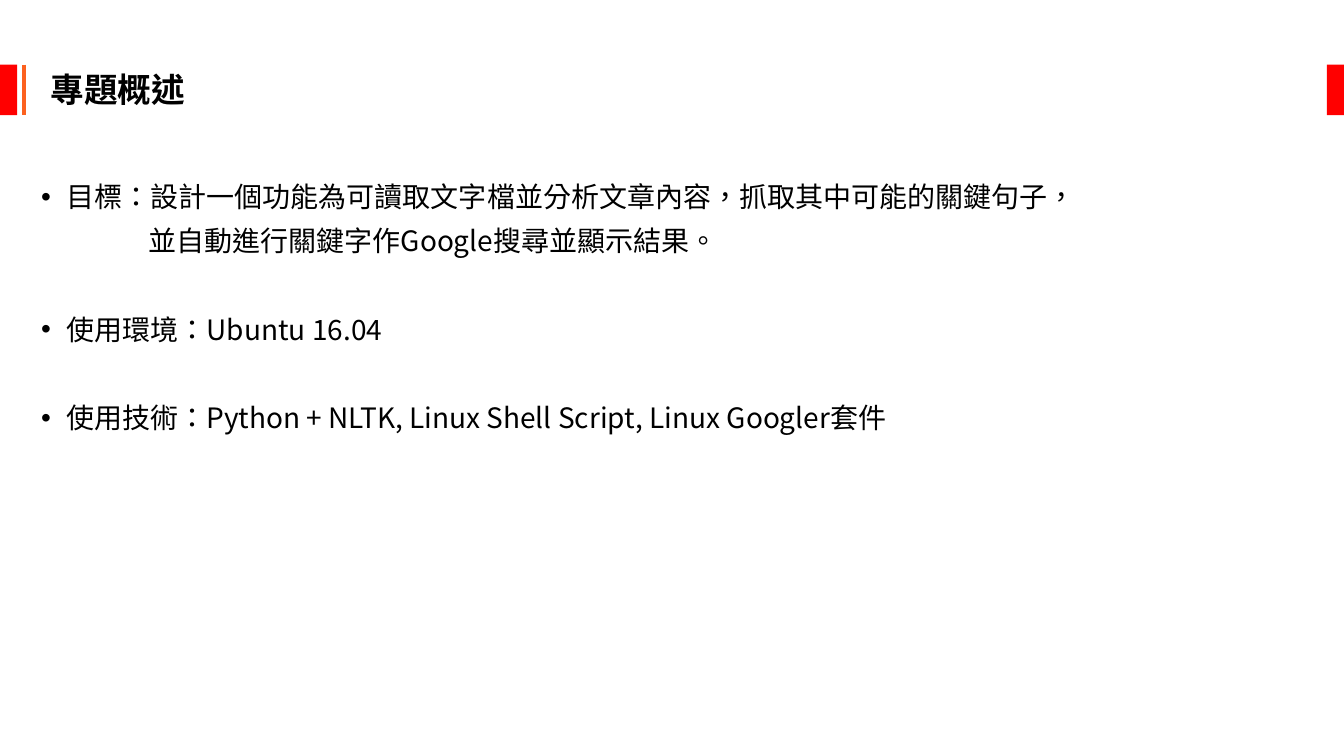
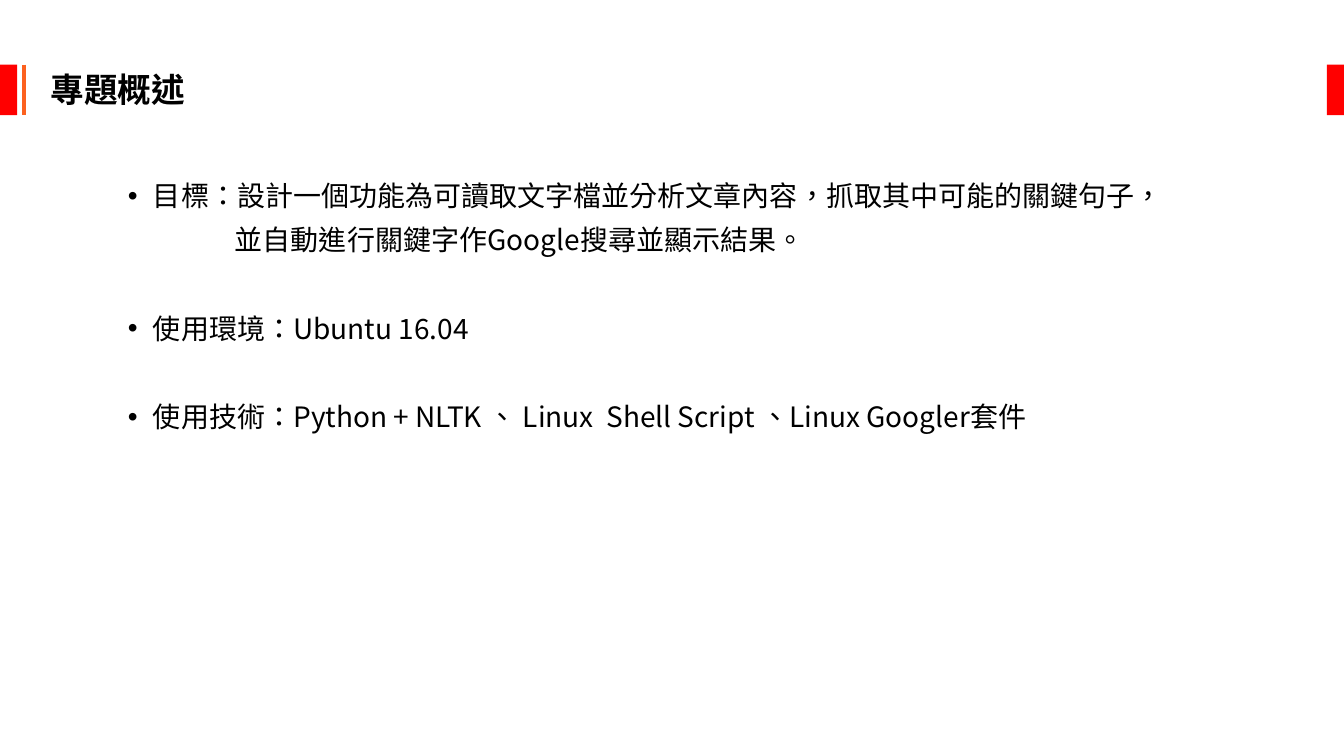
Before and after one commit to jameschun0958/Unix_FianlProject, a slide deck: slide 3 of Unix期末報告.pptx. Drawn at 1344x756 pixels with LibreOffice and Linux fonts; fonts in the diff are those of the drawing. Boxes give left, top, right and bottom in pixels: in the first picture for what was removed or moved away, otherwise in the second. Text is boxed around its words. In the diff, an @@ line names an element or a change of style, - is before the commit and + after.

```diff
--- a/Unix期末報告.pptx
+++ b/Unix期末報告.pptx
@@ text "目標：設計一個功能為可讀取文字檔並分析文章內容，抓取其中可能的關鍵句子，" moved from (x1=66, y1=183, x2=1076, y2=435) to (x1=153, y1=182, x2=1163, y2=434) @@
@@ text at (x1=153, y1=403, x2=1027, y2=434): text changed @@
-• 使用技術：Python + NLTK, Linux Shell Script, Linux Googler套件
+• 使用技術：Python + NLTK 、 Linux Shell Script 、Linux Googler套件
```
Also in this commit, not shown: 7 other slides changed.
